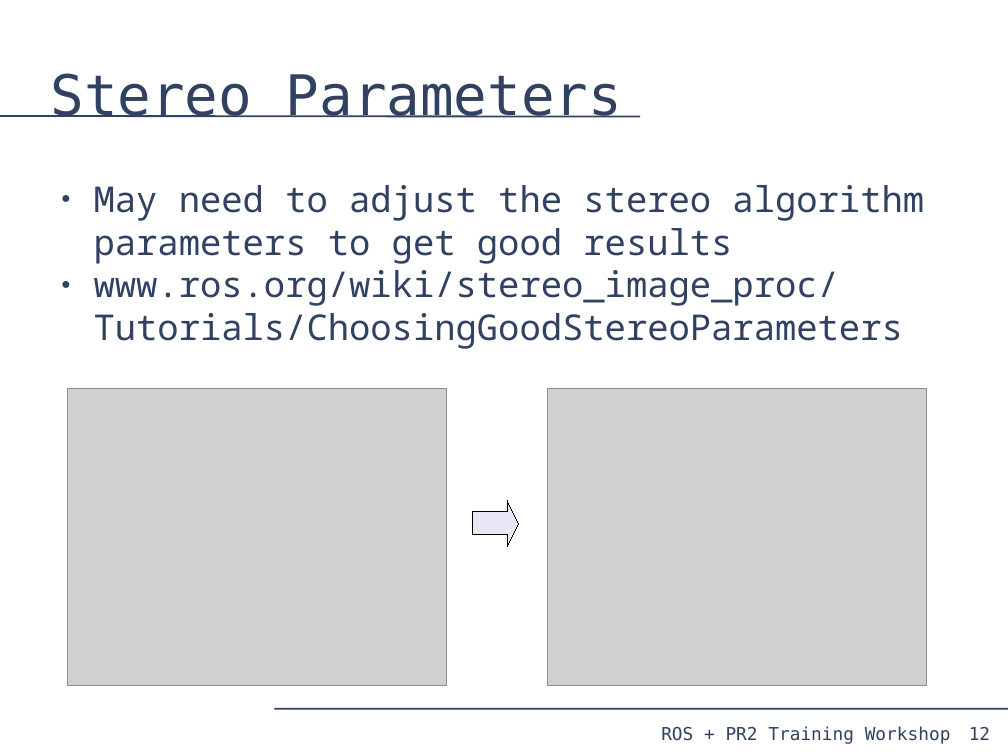
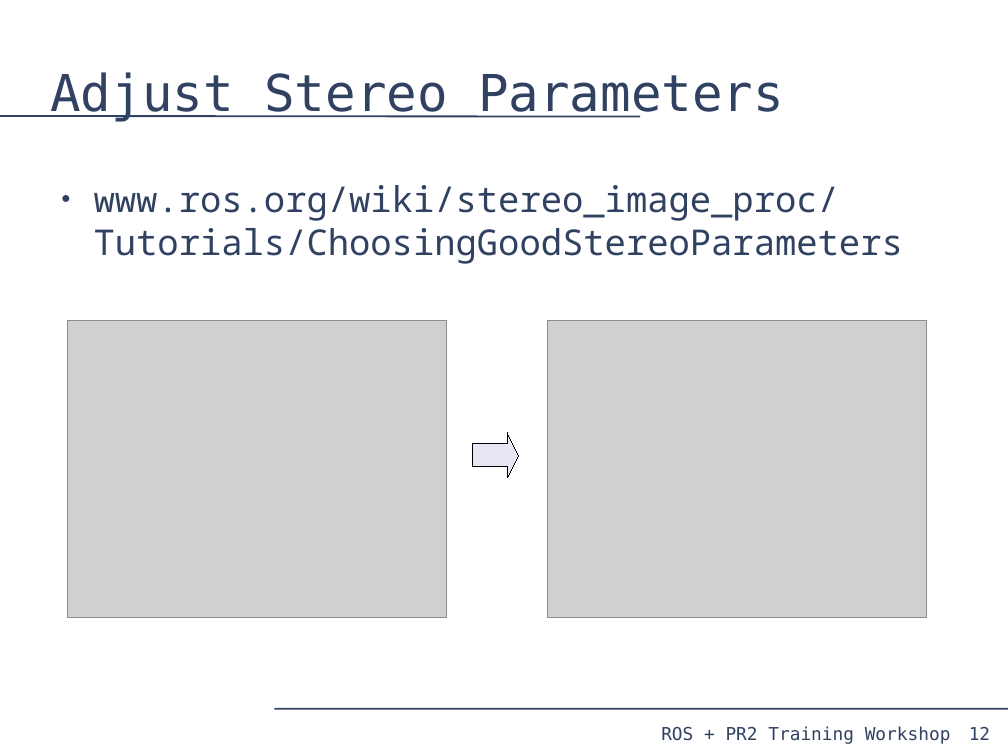
Before and after one commit to PR2/pr2_docs, a slide deck: slide 12 of pr2_training_workshop/processing_camera_data/slides.odp. Drawn at 1008x756 pixels with LibreOffice and Linux fonts; fonts in the diff are those of the drawing; grey boxes stand for pictures. Boxes give left, top, right and bottom in pixels: in the first picture for what was removed or moved away, otherwise in the second. Text is boxed around its words. In the diff, an @@ line names an element or a change of style, - is before the commit and + after.

Commit message:
Just formatting tweaks

```diff
--- a/pr2_training_workshop/processing_camera_data/slides.odp
+++ b/pr2_training_workshop/processing_camera_data/slides.odp
@@ title at (50,72,784,122): text changed; size 44 to 40 pt @@
-Stereo Parameters
+Adjust Stereo Parameters
@@ text "www.ros.org/wiki/stereo_image_proc/Tutorials/ChoosingGoodSte ..." at (94,185,903,264): indent changed @@
@@ text at (94,185,924,264): paragraph removed @@
-● May need to adjust the stereo algorithm parameters to get good results
@@ picture: place and size @@
-picture at (68,389,447,686)
+picture at (68,320,447,617)
@@ picture: place and size @@
-picture at (548,389,928,686)
+picture at (548,320,928,617)
@@ right arrow: place and size @@
-right arrow at (473,500,519,546)
+right arrow at (473,433,519,478)
```
Also in this commit, not shown: 21 other slides changed.
